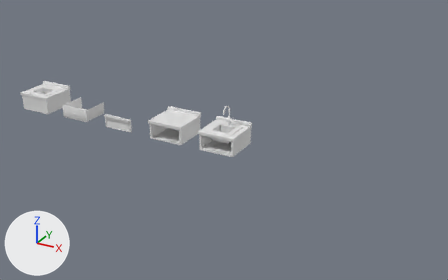
An edit to the Blender file Thomas/Source/Blender/KitchenTiles.blend, drawn before and after from the same camera.
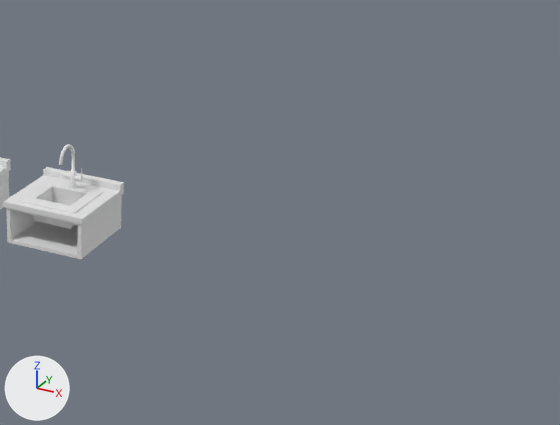
Old and new are each drawn whole from a 50 mm lens placed at (16.8, -25.2, 12.5), pointed at (2.8, 0.3, -0.3) and again close up on the part from 44% to 100% of the width and 15% to 83% of the height. The axes (+X, +Y, +Z) are drawn at lower left. The lights are the same throughout.

Objects in the first close-up: 'Kitchen_Sink-01'.
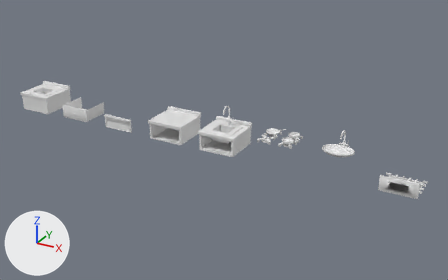
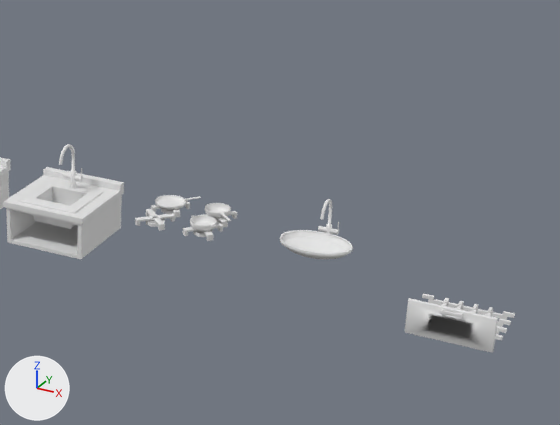
The newer file is also rescaled (x0.5), turned or shifted as a whole; pictures and numbers use the older file's frame.

What differs and where, as boxes [x1, y1, x2, y2] in the close-ups (560 x 425 px):
'Kitchen_Dishwasher_Door', added
    after: [405, 298, 498, 353]
'Bathroom_Sink', added
    after: [279, 230, 353, 259]
'Kitchen_Stove', added
    after: [135, 201, 237, 241]
'Kitchen_Dishwasher', added
    after: [422, 293, 515, 341]
'FryingPan', added
    after: [155, 195, 201, 210]
'StewPan', added
    after: [190, 215, 217, 231]
'SaucePan', added
    after: [205, 203, 231, 221]
'Bathroom_WaterTap', added
    after: [318, 199, 339, 235]

The change, as a list of edits to the scene's bpy script:
```text
Add ob_stewpan:
    ob_stewpan = bpy.data.objects.new('StewPan', me_fryingpan_002)  # 778 vertices, 826 faces; spans x -0.139..0.139, y -0.173..0.173, z -0.001..0.071; in mat_saucepan (white #e7e7e7)
    ob_stewpan.location = (6.56, -0.39, 0.63)
    ob_stewpan.rotation_euler = (0.0, 0.0, 1.149)  # degrees (0, 0, 66)
    ob_stewpan.scale = (2.0, 2.0, 2.0)
Add ob_fryingpan:
    ob_fryingpan = bpy.data.objects.new('FryingPan', me_fryingpan_000)  # 624 vertices, 649 faces; spans x -16.9..16.9, y -0.1..3.8, z -16.9..36.3; in mat_fryingpan_001 (white #e7e7e7)
    ob_fryingpan.location = (5.44, 0.39, 0.63)
    ob_fryingpan.rotation_euler = (1.571, 0.0, 2.435)  # degrees (90, 0, 140)
    ob_fryingpan.scale = (0.02, 0.02, 0.02)
Add ob_saucepan:
    ob_saucepan = bpy.data.objects.new('SaucePan', me_fryingpan_001)  # 624 vertices, 649 faces; spans x -0.139..0.139, y -0.331..0.139, z -0.001..0.071; in mat_saucepan (white #e7e7e7)
    ob_saucepan.location = (6.56, 0.39, 0.63)
    ob_saucepan.rotation_euler = (0.0, 0.0, 0.8)  # degrees (0, 0, 46)
    ob_saucepan.scale = (2.0, 2.0, 2.0)
Add ob_kitchen_dishwasher_door:
    ob_kitchen_dishwasher_door = bpy.data.objects.new('Kitchen_Dishwasher_Door', me_kitchencounter_stovedoor_01_001)  # 241 vertices, 251 faces; spans x -0.428..0.428, y -0.065..0.021, z -0.01..0.365; in mat_stovedoor (white #e7e7e7)
    ob_kitchen_dishwasher_door.location = (12.0, -0.96, -0.43)
    ob_kitchen_dishwasher_door.scale = (2.0, 2.0, 2.0)
Add ob_kitchen_dishwasher:
    ob_kitchen_dishwasher = bpy.data.objects.new('Kitchen_Dishwasher', me_kitchencounter_01_003)  # 352 vertices, 336 faces; spans x -0.46..0.46, y -0.31..0.309, z -0.204..-0.121; in mat_kitchencounter (white #e7e7e7)
    ob_kitchen_dishwasher.location = (12.0, 0.0, 0.0)
    ob_kitchen_dishwasher.scale = (2.0, 2.0, 2.0)
Add ob_bathroom_watertap:
    ob_bathroom_watertap = bpy.data.objects.new('Bathroom_WaterTap', me_watertap_01_001)  # 2268 vertices, 2274 faces, 68 loose edges; spans x -0.12..0.113, y -0.026..0.325, z 0.259..0.833; in mat_watertap (white #e7e7e7)
    ob_bathroom_watertap.location = (9.0, 0.0, 0.0)
    ob_bathroom_watertap.scale = (1.8, 1.8, 1.8)
Add ob_bathroom_sink:
    ob_bathroom_sink = bpy.data.objects.new('Bathroom_Sink', me_sphere)  # 293 vertices, 314 faces; spans x -0.38..0.38, y -0.415..0.123, z 0.247..0.39; in mat_kittchencounter_sink_01 (white #e7e7e7)
    ob_bathroom_sink.location = (9.0, 0.0, 0.0)
    ob_bathroom_sink.scale = (2.0, 2.0, 2.0)
Add ob_kitchen_stove:
    ob_kitchen_stove = bpy.data.objects.new('Kitchen_Stove', me_kitchen_stove)  # 1572 vertices, 1456 faces; spans x -0.454..0.454, y -0.371..0.371, z 0.239..0.313; in mat_kitchen_stove (white #e7e7e7)
    ob_kitchen_stove.location = (6.0, 0.0, 0.0)
    ob_kitchen_stove.scale = (2.0, 2.0, 2.0)
```
